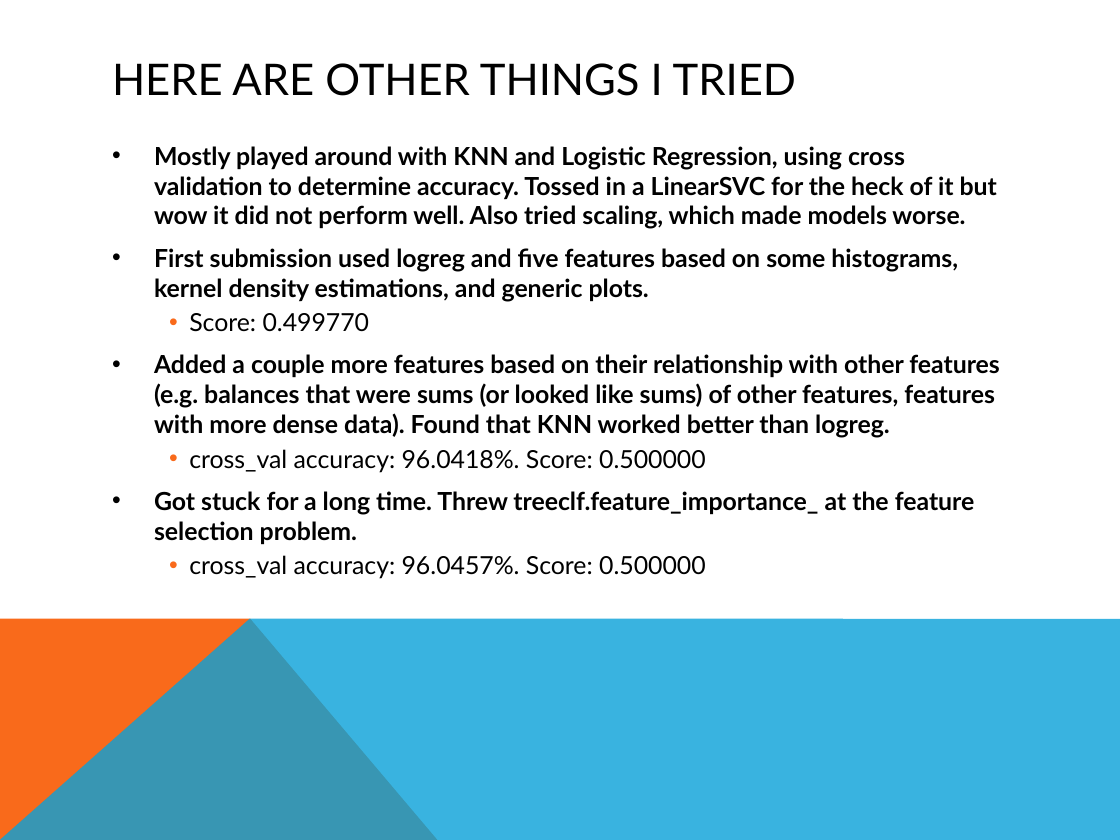
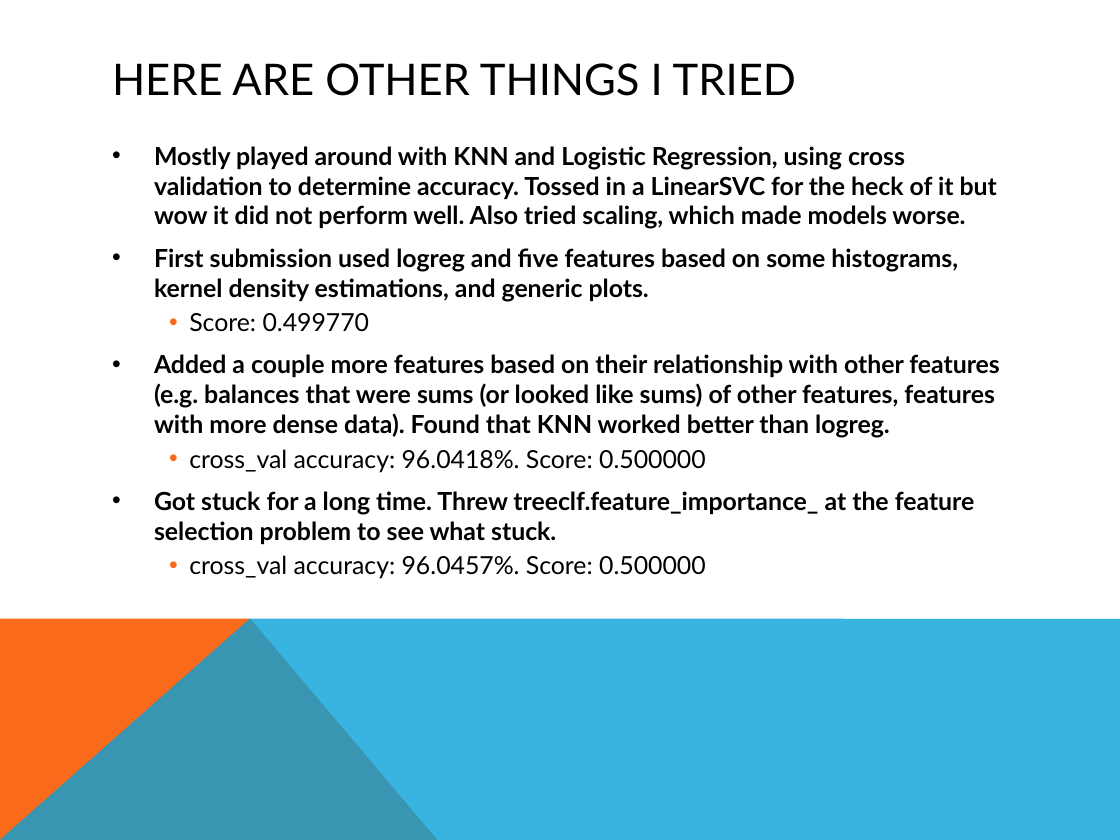
Before and after one commit to sketchychen/kaggle_santander, a slide deck: slide 5 of santander_comp_final.pptx. Drawn at 1120x840 pixels with LibreOffice and Linux fonts; fonts in the diff are those of the drawing. Boxes give left, top, right and bottom in pixels: in the first picture for what was removed or moved away, otherwise in the second. Text is boxed around its words. In the diff, an @@ line names an element or a change of style, - is before the commit and + after.

```diff
--- a/santander_comp_final.pptx
+++ b/santander_comp_final.pptx
@@ text at (x1=154, y1=491, x2=975, y2=545): text changed @@
-• Got stuck for a long time. Threw treeclf.feature_importance_ at the feature selection problem.
+• Got stuck for a long time. Threw treeclf.feature_importance_ at the feature selection problem to see what stuck.
```
Also in this commit, not shown: 1 other slide changed.
